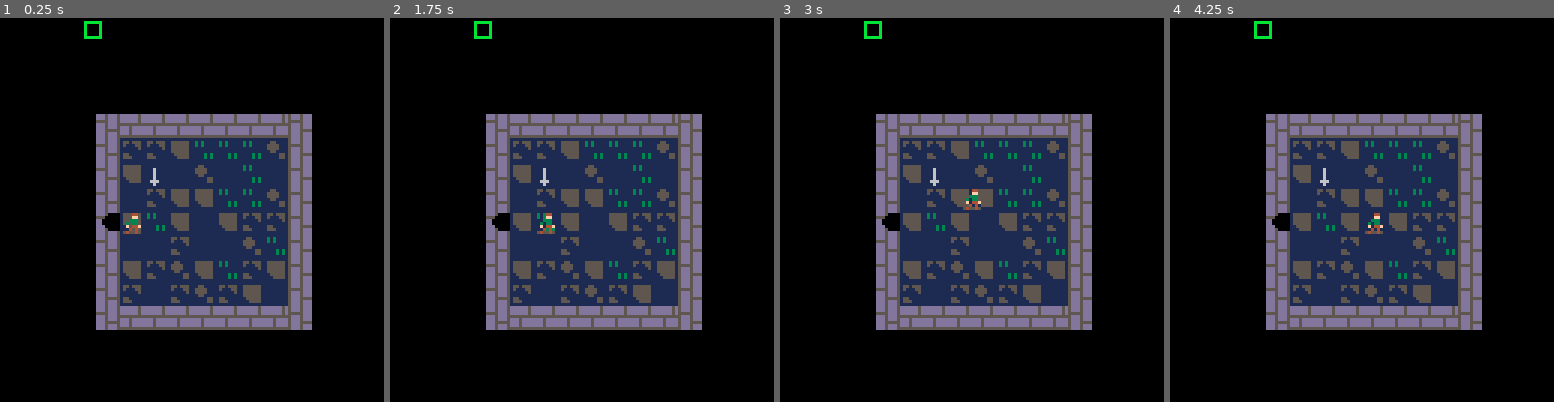
Above: before the commit, frames 1-4 (left to right).
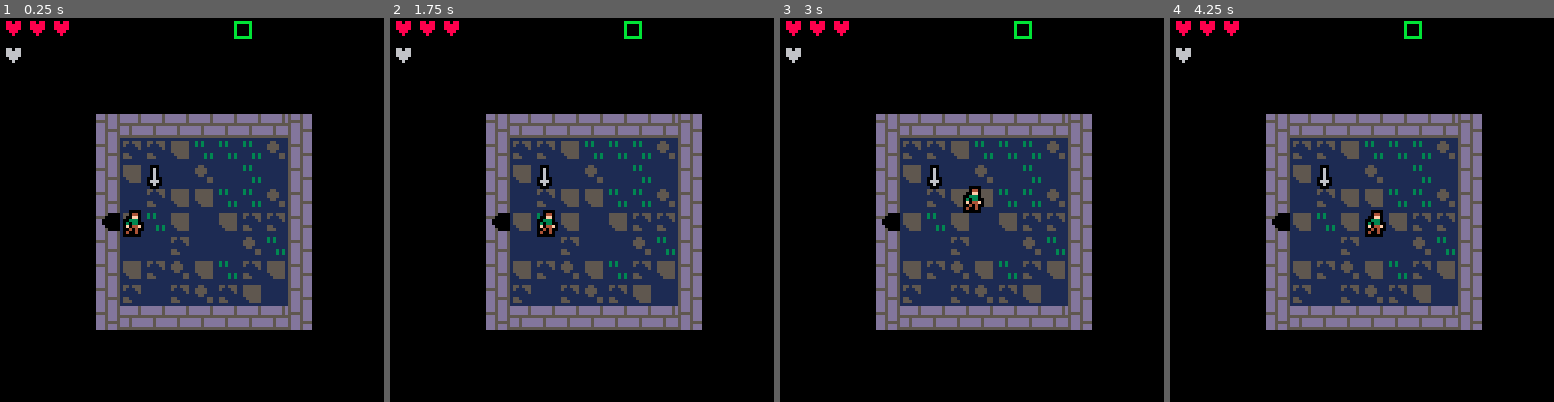
Above: after the commit, the same moments.

Repository: DanBrooker/legend-7drl
Game: PICO-8 cartridge legend.p8
Same seed, same stepped clock (60 frames per second), same inputs: the game is played once before the commit and once after it.
Inputs:
- Up to frame 1 (0.25 s): no input
- Up to frame 2 (1.75 s): tap X (X key) at 0.33, 1.07 s; tap O (Z key) at 0.7, 1.7 s; hold Right from 1.6 s (still down)
- Up to frame 3 (3 s): tap X (X key) at 1.85, 2.97 s; release Right at 2.1 s; tap O (Z key) at 2.1, 2.5, 2.9 s; hold Up 2.15-2.42 s; hold Right from 2.47 s (still down)
- Up to frame 4 (4.25 s): release Right at 3.03 s; hold Left 3.08-3.58 s; tap O (Z key) at 3.3, 3.7, 4.1 s; hold Down 3.63-3.97 s; hold Right from 4.02 s (still down); tap X (X key) at 4.08 s

The runs differ from the first frame. In frame 1, 1.0% of the frame differs, in the area x 1-66%, y 0-58%; in frame 2, 1.0%; in frame 3, 1.0%; in frame 4, 1.0%.

Commit message:
simple UI

Diff:
--- a/legend.p8
+++ b/legend.p8
@@ -95,9 +95,10 @@
    ox = 0,
    oy = 0,
    hp = 3,
+   arm = 1,
    flip = false,
    col = col or 10,
-   outline = false,
+   outline = true,
    ani = {spr, spr+1},
    attackani = { spr+2, spr+3 },
    range = 8,
@@ -219,15 +220,25 @@
 end
 
 function draw_inventory()
-  local i = 2
+  local j = 0
   for item in all(inventory) do
-    drawspr(item.spr, 120, i, item.col, false, false, true)
-    i += 8
+    drawspr(item.spr, 40 + j, 106, item.col, false, false, true)
+    j += 8
   end
 end
 
 function draw_health()
-
+  -- rectfill(0, 0, 11, 22, 0)
+  local hearts = ""
+  for i=1,player.hp do
+   hearts = hearts .. "\x87"
+  end
+  print(hearts, 1, 1, 8)
+  local armour = ""
+  for i=1,player.arm do
+   armour = armour .. "\x87"
+  end
+  print(armour, 1, 10, 6)
 end
 
 function draw_armour()
@@ -385,7 +396,7 @@
  -- end
  local frame = self.spr -- self.stun != 0 and self.ani[1] or getframe(self.ani)
  local x, y = self.x*8, self.y*8
- drawspr(frame, x, y, col, false, false, self.outline)
+ drawspr(frame, x, y, col, false, false, true)
 
  --if (self.stun !=0) draws(10, x, y, 0, false)
  --if (self.roots !=0) draws(11, x, y, 0, false)
@@ -586,9 +597,9 @@
 
       local room = zgetr(i,j)
       if room == zgetar() then
-        rect(room.left+1, room.top+1, room.right-2, room.bottom-2, 11)
+        rect(room.left+1 + 50, room.top+1, room.right-2 + 50, room.bottom-2, 11)
       elseif room.spawn then
-        rect(room.left+1, room.top+1, room.right-2, room.bottom-2, 7)
+        rect(room.left+1 + 50, room.top+1, room.right-2 + 50, room.bottom-2, 7)
       end
     end
   end
@@ -1295,7 +1306,7 @@
 003033000030330000055000000600000006000000700400dddddddddd0000dddd4444dd1111111111551111ddd5ddd5000000005ddd5ddd0000000000000000
 00f044f000f044f000555500000600000006000000700400dddddddddd0000dddd4444dd1111111111111551ddd55555000000005ddd55550000000000000000
 000404000004040000555500006660000066600000704000ddd5ddddddd00dddddd44ddd1111111111111551ddd5ddd5000000005ddd5ddd0000000000000000
-0545545005455450000550000006000000060000000400005555555555555555555555551111111111111111ddd5ddd5000000005ddd5ddd0000000000000000
+0040040000400400000550000006000000060000000400005555555555555555555555551111111111111111ddd5ddd5000000005ddd5ddd0000000000000000
 000000000000000000000000000000000000000000000000ddd5ddd5ddd5ddd5ddd5ddd5111111111110d0115ddddd55dddddd5d5ddd5d5d0000000000000000
 006605000066050000000000000000000007000000000000ddd5ddd5ddd50000ddd544441313111110dddd01d5dddd55dddddd5dd5dd5dd50000000000000000
 06600050066000500000000000000000007070000000080055ddddd55550000055544444131311110dddddd0dd5dd5dddddddd5ddd5d5ddd0000000000000000
@@ -1304,14 +1315,14 @@
 00d6d66000d6d66000000000000aa0000007bb0007400000ddddd555ddd00000ddd44646111131310ddd0dd0dd55d5ddddd5ddddddddd5dd0000000000000000
 0dddd0000dddd00000000000000000000000bb0000700000ddd5ddd5ddd50000ddd546461111313110d0d0115585dd5dddd5dddd5ddddd5d0000000000000000
 055d5550055d555000000000000000000000000000000000ddd5ddd5ddd5ddd5ddd5ddd5111111111111111155d5ddd555555555d5ddddd50000000000000000
-0000000000000000000000000000000000000000000000005ddd5ddd5ddd5ddd5ddd5ddd1110d011551111110000000000000000000000000000000000000000
-00bbb00000bbb000000000000000000000000000000000005ddd5ddd00005ddd64645ddd10dddd01551611110000000000000000000000000000000000000000
-00bb830000bb830000000000000000000000000000000c00555ddddd000000dd646444dd0dddddd0551616110000000000000000000000000000000000000000
-0003330000033300000000000000000000000000000040005ddddddd000000dd646444dd0ddddddd551616170000000000000000000000000000000000000000
-0033300000333000000000000000000000000000000400005ddddddd000000dd444444dd0ddddddd551616170000000000000000000000000000000000000000
-0bb350b00bb350b0000000000006660000666600074000005ddddd55000000554444445510ddddd0551616110000000000000000000000000000000000000000
-00bb505300bb5053000000000006060006066060007000005ddd5ddd00005ddd44445ddd11000001551611110000000000000000000000000000000000000000
-055bbb33055bbb33000000000006060000066000000000005ddd5ddd5ddd5ddd5ddd5ddd11111111551111110000000000000000000000000000000000000000
+0000000000000000000000000000000000000000000000005ddd5ddd5ddd5ddd5ddd5ddd1110d011551111111102201100000000000000000000000000000000
+00bbb00000bbb000000000000000000000000000000000005ddd5ddd00005ddd64645ddd10dddd01551611111102201100000000000000000000000000000000
+00bb830000bb830000000000000000000000000000000c00555ddddd000000dd646444dd0dddddd0551616111102201100000000000000000000000000000000
+0003330000033300000000000000000000000000000040005ddddddd000000dd646444dd0ddddddd551616171022220100000000000000000000000000000000
+0033300000333000000000000000000000000000000400005ddddddd000000dd444444dd0ddddddd551616170222222000000000000000000000000000000000
+0bb350b00bb350b0000000000006660000666600074000005ddddd55000000554444445510ddddd0551616110222222000000000000000000000000000000000
+00bb505300bb5053000000000006060006066060007000005ddd5ddd00005ddd44445ddd11000001551611111022220100000000000000000000000000000000
+055bbb33055bbb33000000000006060000066000000000005ddd5ddd5ddd5ddd5ddd5ddd11111111551111111100001100000000000000000000000000000000
 __gff__
 0000000000000000050000010101000000000000000000000500000100010000000000000000000005000101010100000000000000000000050100000000000000000000000000000000000000000000000000000000000000000000000000000000000000000000000000000000000000000000000000000000000000000000
 0000000000000000000000000000000000000000000000000000000000000000000000000000000000000000000000000000000000000000000000000000000000000000000000000000000000000000000000000000000000000000000000000000000000000000000000000000000000000000000000000000000000000000
--- a/src/0.init.lua
+++ b/src/0.init.lua
@@ -92,9 +92,10 @@
    ox = 0,
    oy = 0,
    hp = 3,
+   arm = 1,
    flip = false,
    col = col or 10,
-   outline = false,
+   outline = true,
    ani = {spr, spr+1},
    attackani = { spr+2, spr+3 },
    range = 8,
--- a/src/1.game.lua
+++ b/src/1.game.lua
@@ -29,15 +29,25 @@
 end
 
 function draw_inventory()
-  local i = 2
+  local j = 0
   for item in all(inventory) do
-    drawspr(item.spr, 120, i, item.col, false, false, true)
-    i += 8
+    drawspr(item.spr, 40 + j, 106, item.col, false, false, true)
+    j += 8
   end
 end
 
 function draw_health()
-
+  -- rectfill(0, 0, 11, 22, 0)
+  local hearts = ""
+  for i=1,player.hp do
+   hearts = hearts .. "\x87"
+  end
+  print(hearts, 1, 1, 8)
+  local armour = ""
+  for i=1,player.arm do
+   armour = armour .. "\x87"
+  end
+  print(armour, 1, 10, 6)
 end
 
 function draw_armour()
@@ -195,7 +205,7 @@
  -- end
  local frame = self.spr -- self.stun != 0 and self.ani[1] or getframe(self.ani)
  local x, y = self.x*8, self.y*8
- drawspr(frame, x, y, col, false, false, self.outline)
+ drawspr(frame, x, y, col, false, false, true)
 
  --if (self.stun !=0) draws(10, x, y, 0, false)
  --if (self.roots !=0) draws(11, x, y, 0, false)
--- a/src/2.zelda.lua
+++ b/src/2.zelda.lua
@@ -31,9 +31,9 @@
 
       local room = zgetr(i,j)
       if room == zgetar() then
-        rect(room.left+1, room.top+1, room.right-2, room.bottom-2, 11)
+        rect(room.left+1 + 50, room.top+1, room.right-2 + 50, room.bottom-2, 11)
       elseif room.spawn then
-        rect(room.left+1, room.top+1, room.right-2, room.bottom-2, 7)
+        rect(room.left+1 + 50, room.top+1, room.right-2 + 50, room.bottom-2, 7)
       end
     end
   end
